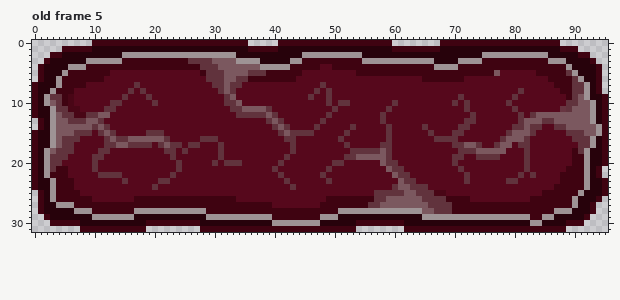
Pixel-art file: Assets/Sprites/UI/Button_UI.aseprite. Above: the version before the commit.
96x32 pixels, 5 frames. Colours within 5 levels of each other are drawn and written as one. Shown: old frame 5. The commit also changed other frames, which this record leaves out.
New version:
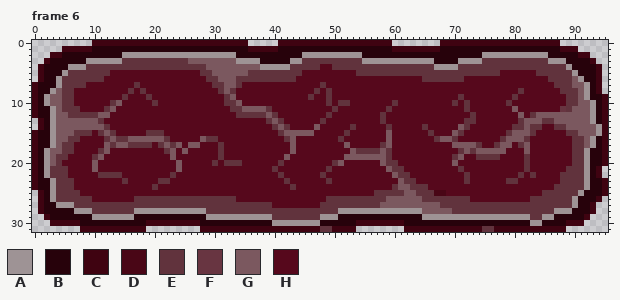
Palette (. is transparent): A #9e9395  B #27020b  C #3f0311  D #490616  E #61333d  F #683541  G #7b585f  H #56081c
A new or re-ordered frame is compared with the old frame closest to it.
From the commit log: Updated button selection animation
The edit:
frames 5 -> 6
Frame 6 is new; against old frame 5:
The author changed colour C to colour E in row 3 at x 15 to 25, 45 to 54 and 75 to 85; in row 4 at x 9 to 27, 43 to 47, 50 to 66 and 71 to 88; in row 5 at x 6 to 12, 28, 39 to 44, 54 to 76 and 84 to 88; in row 6 at x 5 to 11, 36 to 43, 65 to 71 and 86 to 89; in row 7 at x 5 to 8 and 87 to 89; in row 8 at x 5 to 6 and 88 to 89.
The author changed colour C to colour E in row 9 at x 5 and 89; in row 10 at x 5; in row 18 at x 90; in rows 19 to 20 at x 90 to 91; in row 21 at x 4 to 5 and 89 to 91; in row 22 at x 3 to 5 and 88 to 91.
The author changed colour C to colour E in row 23 at x 4 to 6 and 88 to 91; in row 24 at x 4 to 6 and 87 to 91; in row 25 at x 4 to 7 and 85 to 90; in row 26 at x 4 to 9, 17 to 33, 49 to 56, 69 to 72 and 83 to 89; in row 27 at x 7 to 39, 48 to 55 and 70 to 89; in row 28 at x 10 to 16, 29 to 50 and 70 to 86.
The author changed colour C to colour E in row 29 at x 40 to 47 and 83 to 84; in row 31 at x 48 to 49 and 75 to 76.
The author changed colour D to colour E in rows 9 to 10 at x 6; in row 11 at x 6 to 7; in row 12 at x 7 to 8.
The author changed colour G to colour E in row 5 at x 77.
The author changed colour H to colour E in row 17 at x 90.
The author changed colour C to colour G in row 8 at x 4.
The author changed colour E to colour G in row 3 at x 26 to 29; in row 4 at x 29 to 30; in row 5 at x 30 to 31; in row 6 at x 31 and 90; in row 7 at x 33 and 90 to 91; in row 8 at x 91.
The author changed colour E to colour G in row 9 at x 3 to 4; in row 10 at x 4 and 14; in row 11 at x 4, 13 and 80; in row 12 at x 5 and 81; in row 13 at x 6 to 8; in row 14 at x 10, 47 and 71.
The author changed colour E to colour G in row 15 at x 43 to 46, 59, 70 and 91; in row 16 at x 5, 28, 43, 59, 68 to 69 and 92; in row 17 at x 12, 24, 26 to 27, 43, 52, 59, 70 to 71, 82 and 92; in row 18 at x 4, 12, 23, 25, 43, 53, 72 and 82; in row 19 at x 3, 11, 23, 42, 52 to 53 and 71; in row 20 at x 3, 10, 24, 51 and 70.
The author changed colour E to colour G in row 21 at x 10 and 24; in row 27 at x 66 to 67; in row 28 at x 67 to 69.
Where, in picture pixels (left, top, right, bottom), the same in both pictures:
changed: (50, 58, 590, 232)
